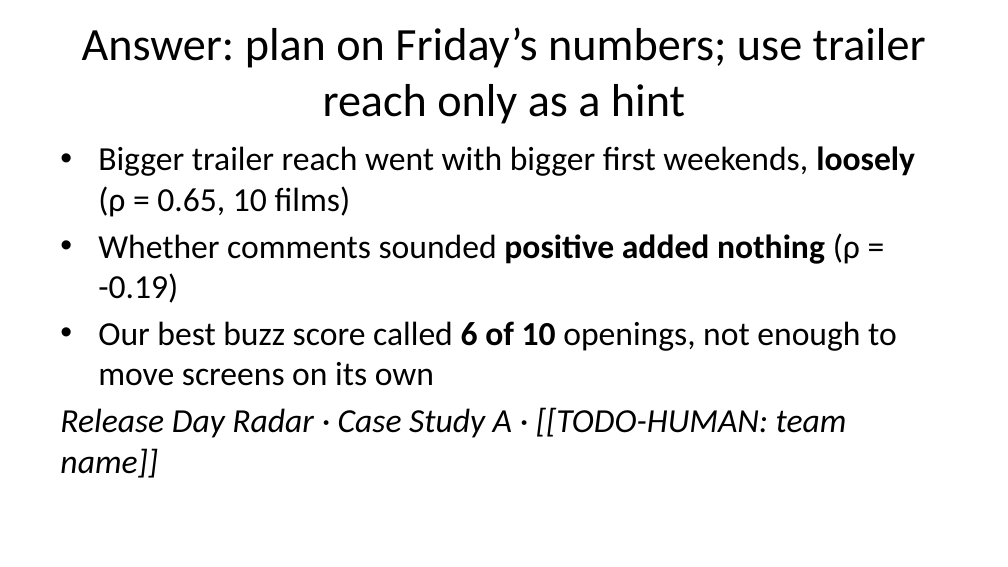
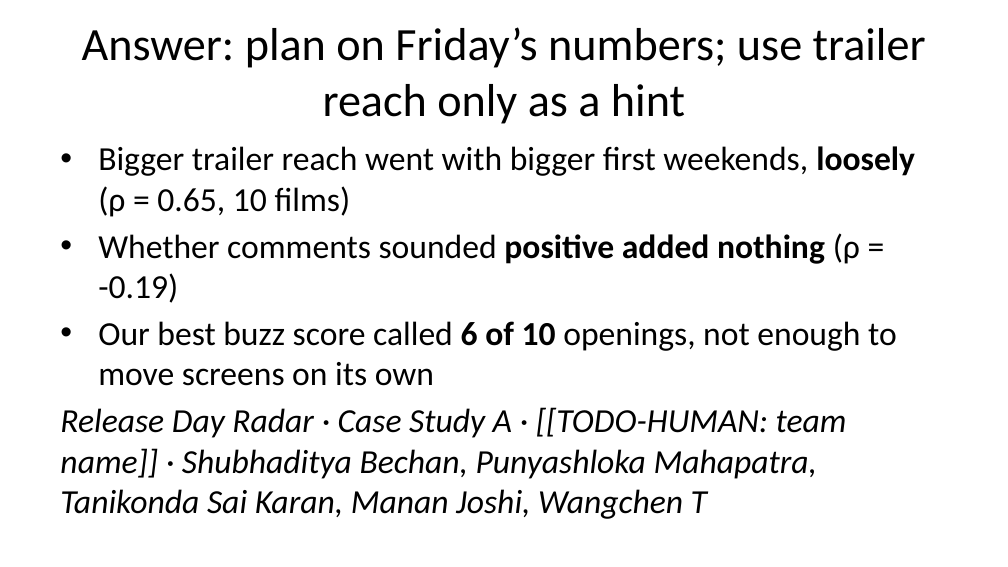
Before and after one commit to Shubhaditya14/Case-Study-A-Release-Day-Radar, a slide deck: slide 1 of report/slides.pptx. Drawn at 1008x567 pixels with LibreOffice and Linux fonts; fonts in the diff are those of the drawing. Boxes give left, top, right and bottom in pixels: in the first picture for what was removed or moved away, otherwise in the second. Text is boxed around its words. In the diff, an @@ line names an element or a change of style, - is before the commit and + after.

```diff
--- a/report/slides.pptx
+++ b/report/slides.pptx
@@ text at (60, 407, 847, 519): text changed @@
-Release Day Radar · Case Study A · [[TODO-HUMAN: team name]]
+Release Day Radar · Case Study A · [[TODO-HUMAN: team name]] · Shubhaditya Bechan, Punyashloka Mahapatra, Tanikonda Sai Karan, Manan Joshi, Wangchen T
```
Also in this commit, not shown: 6 other files.
